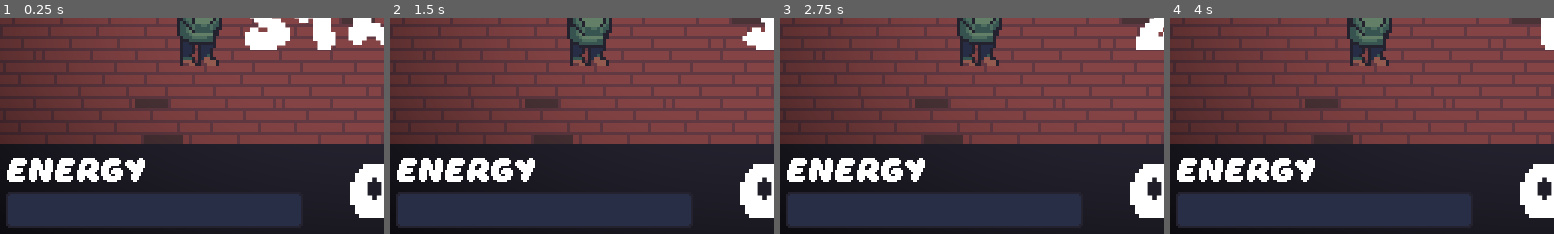
Above: before the commit, frames 1-4 (left to right).
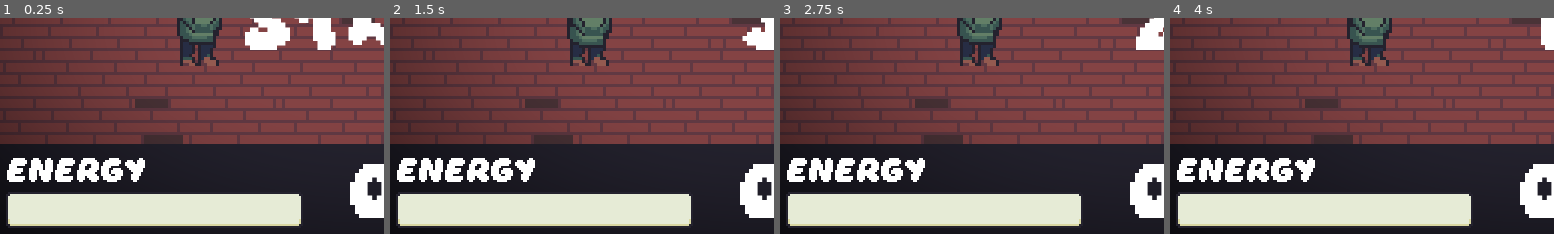
Above: after the commit, the same moments.

Repository: erik-lance/Simons-Day
Game: Godot game, scene res://scenes/freeplay.tscn
The game is run twice, just before and just after one commit, with the same random seed, the same clock (stepped at 60 frames per second) and the same inputs. This scene is started directly instead of the project's main scene.
Inputs:
- Up to frame 1 (0.25 s): no input
- Up to frame 2 (1.5 s): tap Enter at 0.5 s; tap Space (next_dialogue) at 0.6, 1.35 s
- Up to frame 3 (2.75 s): tap Space (next_dialogue) at 2.1 s
- Up to frame 4 (4 s): tap Space (next_dialogue) at 2.85, 3.6 s
The pictures show only the part of the screen within x 1-51%, y 49-99%; the shares and areas given below are measured in that part.

The runs differ from the first frame. In frame 1, 11% of the frame differs, in the area x 2-79%, y 81-97%; in frame 2, 11%; in frame 3, 11%; in frame 4, 11%.

Commit message:
Added access to healthbars and shader with proper signaling

Diff:
--- a/assets/scripts/freeplay.gd
+++ b/assets/scripts/freeplay.gd
@@ -8,6 +8,9 @@
 onready var type_game = $TypeHandler
 
 onready var cell_manager = $CellManager
+onready var health_bars = $Intro/HBars
+
+onready var shader_window = $Intro/ShaderEffects
 
 var cur_stage = 1
 var cur_cell = 0
@@ -28,29 +31,26 @@
 	cell_manager.connect("new_cell",self,'_on_CellManager_new_cell')
 	cell_manager.connect("special_challenger",self,'_on_new_challenger')
 	cell_manager.ready_freeplay()
+	health_bars.ready_player_bar(hp)
 
 	$Challenger.set_target(cell_manager.get_cur_cell().get_child(0).find_node('Challenger',true,false))
 	load_challenger()
 
 
-# Called every frame. 'delta' is the elapsed time since the previous frame.
-#func _process(delta):
-#	pass
 
 # This loads the challenger
 func load_challenger():
-	$Challenger.set_new_hp(20 + cur_stage*5)
+	var hp = 20 + cur_stage*5
+	$Challenger.set_new_hp(hp)
+	health_bars.ready_enemy_bar(hp)
 
 func _on_word_hit(word):
-	print('BEEN HIT')
-	print(word)
+	health_bars.player_damage(word.length())
 
 func _on_finished_word(word):
 	$Challenger.take_hit(word.length())
-	pass
 
 func _on_CellManager_new_cell(cell, cast):
-	print('new_cell!')
 	$Challenger.set_target(cast)
 	load_challenger()
 	cell_manager.get_cur_cell_challenger()
@@ -58,7 +58,7 @@
 	$Simon/AnimatedSprite.play('idle')
 
 func _on_new_challenger(type):
-	type_game.set_skill(type)
+	type_game.set_skill(type, cur_stage, shader_window)
 
 func _on_AnimationPlayer_animation_finished(anim_name):
 	if anim_name ==  'begin_game':
@@ -86,3 +86,10 @@
 	$Challenger.get_target().find_node("AnimationPlayer").play("walk_away")
 	type_game.clear_words()
 	type_game.pause_game()
+
+	health_bars.enemy_empty()
+
+
+
+func _on_Challenger_damage(d):
+	health_bars.enemy_damage(d)
